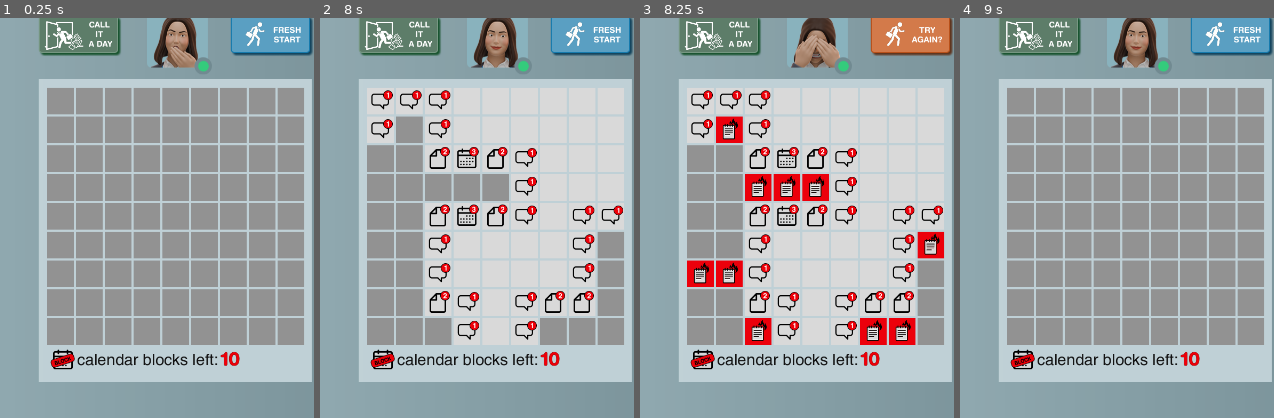
Above: before the commit, frames 1-4 (left to right).
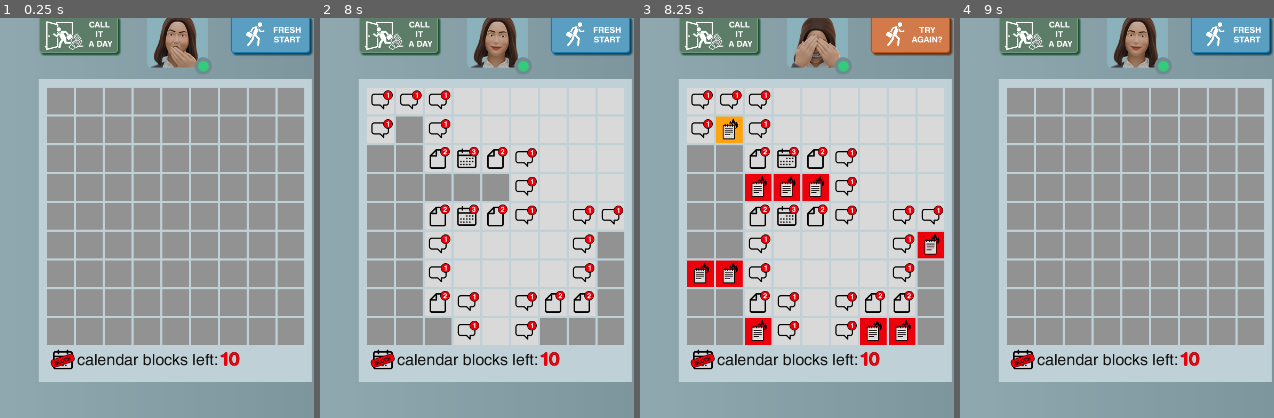
Above: after the commit, the same moments.

Repository: grkovalev/office-game
Game: Godot game, scene res://minesweeper.tscn
Same seed, same stepped clock (60 frames per second), same inputs: the game is played once before the commit and once after it. This scene is started directly instead of the project's main scene.
Inputs (mouse positions are % of the whole screen's width and height, from its top left):
- Up to frame 1 (0.25 s): no input
- Up to frame 2 (8 s): click (29, 33) at 0.52 s; click (33, 33) at 1.27 s; click (38, 33) at 2.02 s; click (43, 33) at 2.77 s; click (47, 33) at 3.52 s; click (52, 33) at 4.27 s; click (56, 33) at 5.02 s; click (61, 33) at 5.77 s; click (65, 33) at 6.52 s; click (29, 37) at 7.27 s
- Up to frame 3 (8.25 s): click (33, 37) at 8.02 s
- Up to frame 4 (9 s): click (38, 37) at 8.77 s
The pictures show only the part of the screen within x 19-69%, y 23-73%; the shares and areas given below are measured in that part.

Frames 1-2 are identical in both runs. In frame 3, 0.4% of the frame differs, in the area x 24-33%, y 24-32%; in frame 4, nothing differs.

Commit message:
clicked on bomb animation
added color animation for a clicked on bomb

Diff:
--- a/minesweeper.gd
+++ b/minesweeper.gd
@@ -15,6 +15,10 @@
 var buttons:={}
 var gg:bool = false
 var max_flags:int = 10
+var clicked_bomb_tile: TileTemplateButton = null
+var bomb_animation_timer: Timer = null
+var bomb_animation_speed: float = 0.2
+var current_bomb_texture_index: int = 8
 
 func _ready() -> void:
 	restartbtn.pressed.connect(_new_game)
@@ -24,6 +28,11 @@
 	if tile == null:
 		push_error("Tile is not defined")
 
+	bomb_animation_timer = Timer.new()
+	bomb_animation_timer.wait_time = bomb_animation_speed
+	bomb_animation_timer.one_shot = false
+	bomb_animation_timer.timeout.connect(_on_bomb_animation_tick)
+	add_child(bomb_animation_timer)
 
 	board = Board.new()
 	for i in range(board.cells_count):
@@ -100,7 +109,10 @@
 		number_calblocks.text = str(max_flags - board.flags)
 	state.open = true
 	if state.has_mine:
+		clicked_bomb_tile = btn
+		current_bomb_texture_index = 8
 		btn.set_tile(8)
+		bomb_animation_timer.start()
 		_game_over()
 		number_calblocks.text = str(max_flags - board.flags)
 		return
@@ -140,11 +152,22 @@
 func _new_game():
 	gg = false
 	avaAnim.play("def_center")
+	if bomb_animation_timer != null:
+		bomb_animation_timer.stop()
+	clicked_bomb_tile = null
 	board = Board.new()
 	for btn_key in buttons:
 		var btn = buttons[btn_key]
 		btn.set_tile(0)
 	emit_signal("new_game_signal")
+
+func _on_bomb_animation_tick() -> void:
+	if clicked_bomb_tile != null:
+		if current_bomb_texture_index == 8:
+			current_bomb_texture_index = 9
+		else:
+			current_bomb_texture_index = 8
+		clicked_bomb_tile.set_tile(current_bomb_texture_index)
 
 
 
